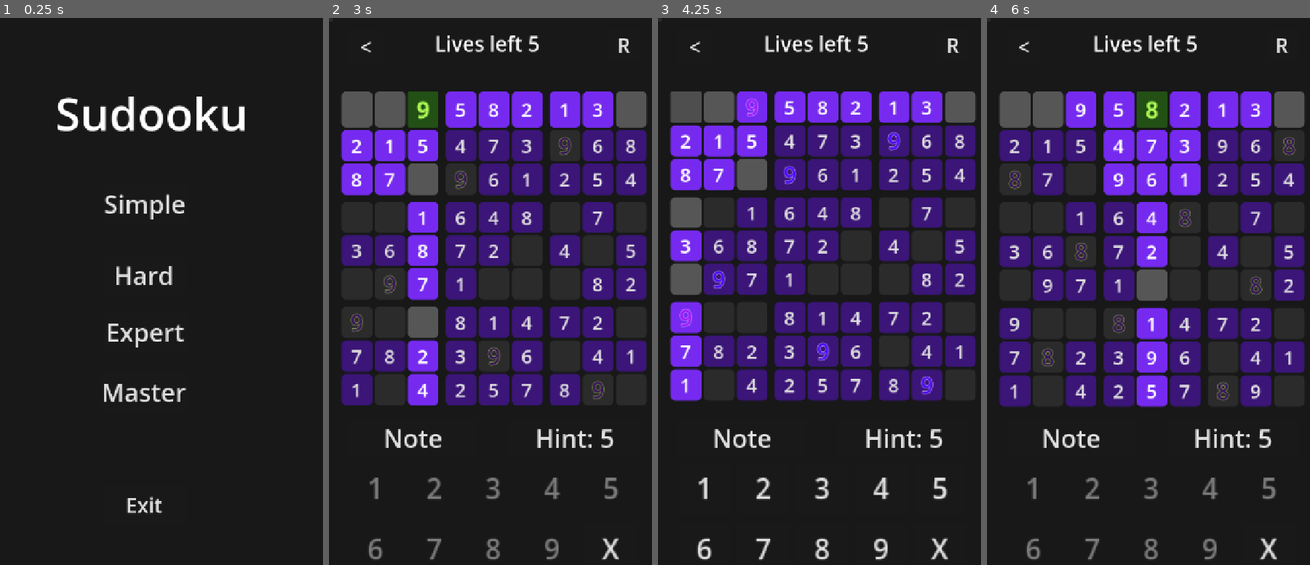
Above: before the commit, frames 1-4 (left to right).
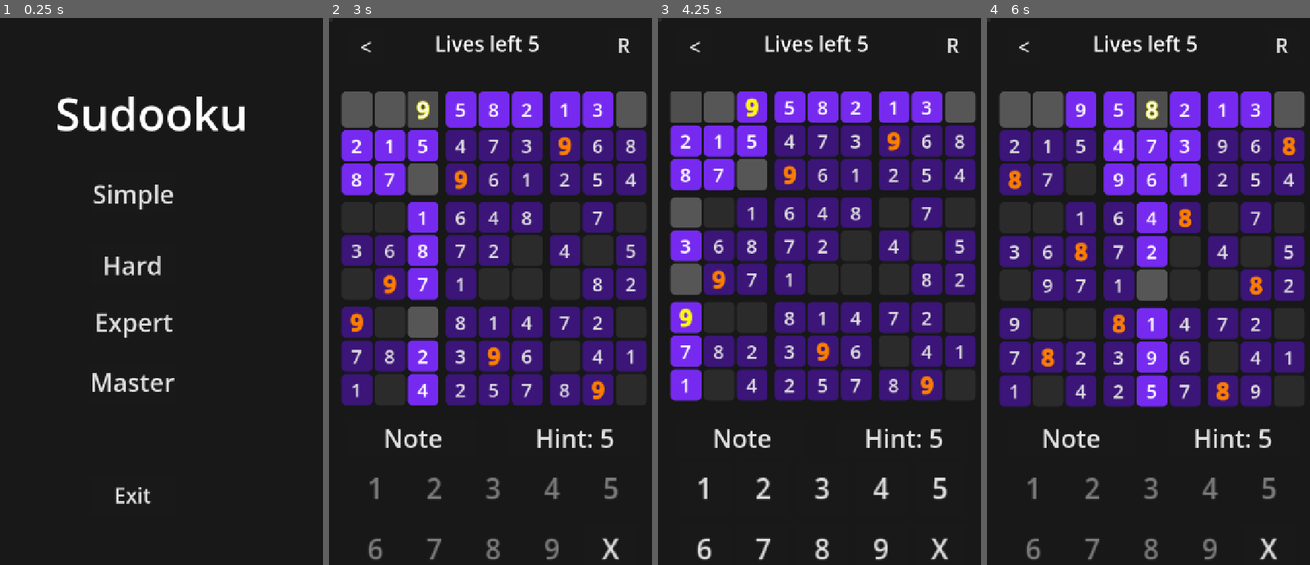
Above: after the commit, the same moments.

Repository: ba6ul/Sudooku
Game: Godot game, scene res://scenes/MainMenu.tscn
Two runs of this game, one before a commit and one after it. Both use one fixed random seed, a clock stepped at 60 frames per second and the inputs below.
Inputs (mouse positions are in pixels of both pictures, inside the frame that each line leads up to):
- Up to frame 1 (0.25 s): no input
- Up to frame 2 (3 s): click "Simple" at 0.5 s; click (358, 105) at 1.27 s; click (390, 105) at 2.02 s; click "9" at 2.75 s
- Up to frame 3 (4.25 s): click (687, 110) at 3.52 s
- Up to frame 4 (6 s): click "5" at 4.25 s; click (1048, 110) at 5.02 s; click "8" at 5.75 s

The runs differ from the first frame. In frame 1, 3.0% of the frame differs, in the area x 28-58%, y 30-91%; in frame 2, 3.9%; in frame 3, 0.8%; in frame 4, 5.0%, in the area x 3-99%, y 13-72%.

Commit message:
Enhanced Number Match Highlighting
Selected Number effects
---Change font Color
---Add thickness
---Scale up
---Better Color Balance
---Notes gets highlighted (with condition)
---Double Click to not highlight

Diff:
--- a/scenes/MainMenu.tscn
+++ b/scenes/MainMenu.tscn
@@ -50,42 +50,42 @@
 text = "Sudooku"
 
 [node name="Easy" type="Button" parent="."]
-offset_left = 224.0
-offset_top = 365.0
-offset_right = 408.0
-offset_bottom = 452.0
+offset_left = 199.0
+offset_top = 343.0
+offset_right = 386.0
+offset_bottom = 430.0
 theme_override_font_sizes/font_size = 55
 text = "Simple"
 
 [node name="Hard" type="Button" parent="."]
-offset_left = 224.0
-offset_top = 522.0
-offset_right = 408.0
-offset_bottom = 609.0
+offset_left = 199.0
+offset_top = 500.0
+offset_right = 383.0
+offset_bottom = 587.0
 theme_override_font_sizes/font_size = 55
 text = "Hard"
 
 [node name="Expert" type="Button" parent="."]
-offset_left = 227.0
-offset_top = 647.0
-offset_right = 411.0
-offset_bottom = 734.0
+offset_left = 202.0
+offset_top = 625.0
+offset_right = 386.0
+offset_bottom = 712.0
 theme_override_font_sizes/font_size = 55
 text = "Expert"
 
 [node name="Master" type="Button" parent="."]
-offset_left = 218.0
-offset_top = 779.0
-offset_right = 402.0
-offset_bottom = 866.0
+offset_left = 193.0
+offset_top = 757.0
+offset_right = 387.0
+offset_bottom = 844.0
 theme_override_font_sizes/font_size = 55
 text = "Master"
 
 [node name="Exit" type="Button" parent="."]
-offset_left = 225.0
-offset_top = 1028.0
-offset_right = 409.0
-offset_bottom = 1116.0
+offset_left = 200.0
+offset_top = 1006.0
+offset_right = 384.0
+offset_bottom = 1094.0
 theme_override_font_sizes/font_size = 45
 text = "Exit"
 
--- /dev/null
+++ b/scripts/Highlighter.gd
@@ -0,0 +1,37 @@
+class_name Highlighter
+extends Node
+
+func highlight_matching_numbers(GRID_SIZE, game_grid, number: int):
+	reset_matching_numbers(GRID_SIZE, game_grid)
+	if number <= 0:
+		return
+
+	for i in range(GRID_SIZE):
+		for j in range(GRID_SIZE):
+			var btn = game_grid[i][j] as Button
+			var btn_text = btn.text
+			var font_size = btn.get("theme_override_font_sizes/font_size")
+
+			#for Notes
+			if btn_text == str(number) and font_size == 10:
+				#Highlights only if there is 1 node with that value in a sub-grid
+				btn.add_theme_color_override("font_color", Color(1.0, 0.5, 0.0, 1))
+			#for ans
+			if btn_text == str(number) and font_size == 32 or font_size == 38:
+				btn.add_theme_color_override("font_color", Color(1.0, 0.5, 0.0, 1))
+
+				btn.add_theme_color_override("font_outline_color", Color(1.0, 0.5, 0.0, 1))
+				btn.add_theme_constant_override("outline_size", 5)  # Thickness of the stroke
+
+				btn.add_theme_font_size_override("font_size", 38)  # Scale
+
+func reset_matching_numbers(GRID_SIZE, game_grid):
+	for i in range(GRID_SIZE):
+		for j in range(GRID_SIZE):
+			var btn = game_grid[i][j] as Button
+			var font_size = btn.get("theme_override_font_sizes/font_size")
+			btn.remove_theme_color_override("font_color")
+			btn.remove_theme_color_override("font_outline_color")
+			btn.remove_theme_constant_override("outline_size")
+			if font_size == 38:
+				btn.set("theme_override_font_sizes/font_size", 32)
--- a/scripts/game.gd
+++ b/scripts/game.gd
@@ -8,6 +8,8 @@
 @onready var note_toggle: Button = $"UI Buttons/note_toggle"
 
 var hint_system = HintSystem.new()
+var highlighter = Highlighter.new()
+
 var note_mode = false
 
 var lives = 5
@@ -190,7 +192,7 @@
 		if grid_selected_button.get("theme_override_font_sizes/font_size") == 32:
 			number_to_highlight = int(grid_selected_button.text)
 		highlight_related_cells(pos)
-		highlight_matching_numbers(number_to_highlight)
+		highlighter.highlight_matching_numbers(GRID_SIZE, game_grid, number_to_highlight)
 	else:
 		# Just highlight related cells if no number
 		highlight_related_cells(pos)
@@ -375,42 +377,6 @@
 		hint_button.disabled = true
 		hint_button.text = "Hint: 0"
 
-# Add this function to highlight all matching numbers
-func highlight_matching_numbers(number: int):
-	reset_matching_numbers()
-	if number <= 0:
-		return
-	var match_font_color = Color(1, 0.8, 0.0)
-	for i in range(GRID_SIZE):
-		for j in range(GRID_SIZE):
-			var btn = game_grid[i][j] as Button
-			var btn_text = btn.text
-			var font_size = btn.get("theme_override_font_sizes/font_size")
-
-			if font_size == 10:
-				#btn.add_theme_color_override("font_color", Color(0, 0, 0))  #can't be reset
-				pass
-
-
-			# Check if the cell contains the same number
-			# (either directly or as the correct value)
-			if btn_text == str(number) and font_size == 32:
-				pass
-				btn.modulate = Color(0.727, 2.049, 0.357, 1)
-				btn.add_theme_color_override("font_color", Color(0.318, 0.040, 1.0, 1))
-
-				btn.add_theme_color_override("font_outline_color", Color(1, 1, 1, 1))  # White outline
-				btn.add_theme_constant_override("outline_size", 2)  # Thickness of the stroke
-
-				btn.add_theme_font_size_override("font_size", 38)  # Make text larger
-
-
-
-
-
-
-
-
 
 #Buttons
 
@@ -442,19 +408,6 @@
 func change_scene():
 	print("Done")
 	get_tree().change_scene_to_file("res://scenes/win_scene.tscn")
-
-
-func reset_matching_numbers():
-	for i in range(GRID_SIZE):
-		for j in range(GRID_SIZE):
-			var btn = game_grid[i][j] as Button
-			var font_size = btn.get("theme_override_font_sizes/font_size")
-			btn.remove_theme_color_override("font_color")
-			btn.remove_theme_color_override("font_outline_color")
-			btn.remove_theme_constant_override("outline_size")
-			if font_size == 38:
-				btn.set("theme_override_font_sizes/font_size", 32)
-
 
 
 func _on_note_toggle_pressed() -> void:
--- a/scripts/settings.gd
+++ b/scripts/settings.gd
@@ -13,6 +13,6 @@
 const Cell_rang_correct = Color("#3b1579") #add the cell color
 const empty_Cell_rang = Color("#2b2b2b")
 
-
+#btn.modulate = Color(1.5, 1.2, 0.4, 1) # use for maybe in correct value
 var highlight_modulate: Color = Color(2, 2, 2)
 const Cell_correct = Color("#ace198")
Not shown, added: scenes/win_scene.gd.uid
Not shown, added: Sudoku.aab
Not shown, added: Sudoku.apk.idsig
